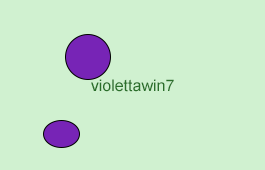
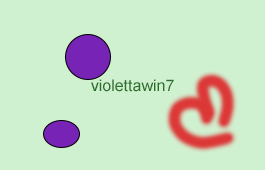
Layer changes from the first w=265, h=170 image to the second:
painted on "Background" over bbox(164, 70, 238, 154)
